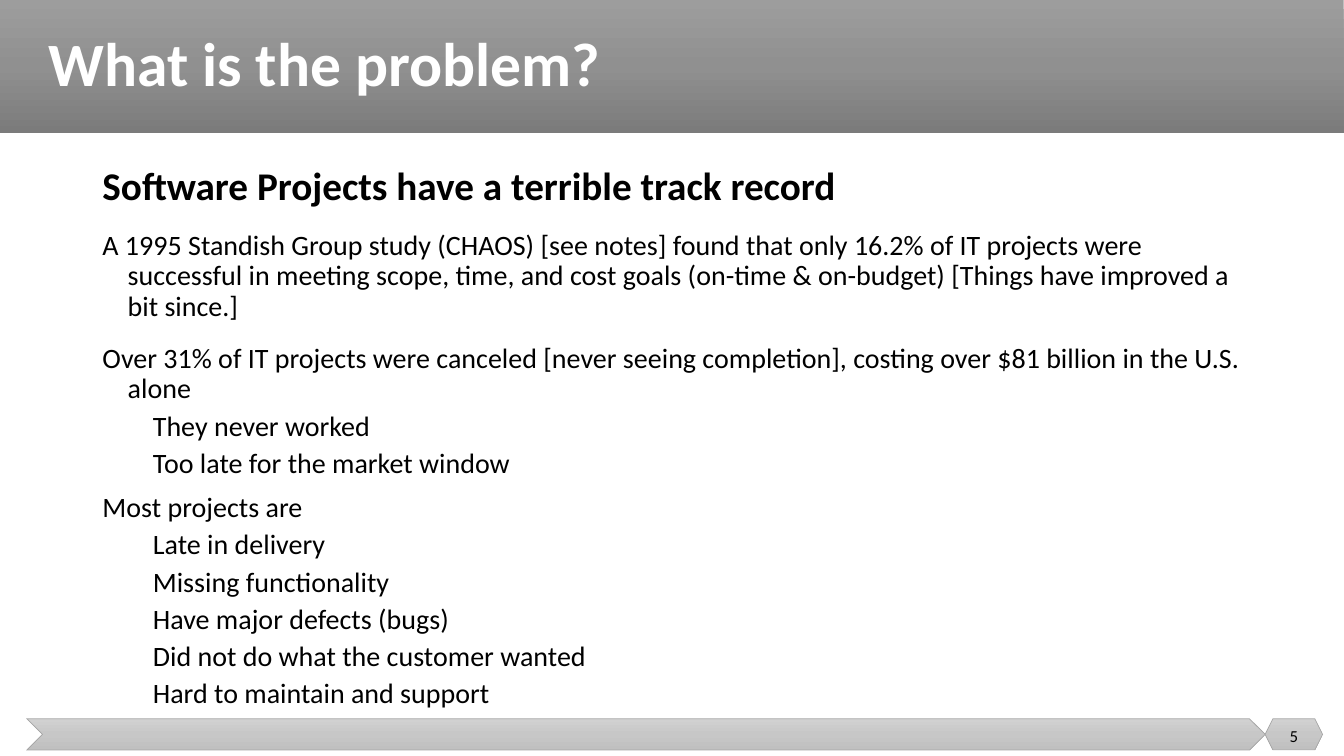
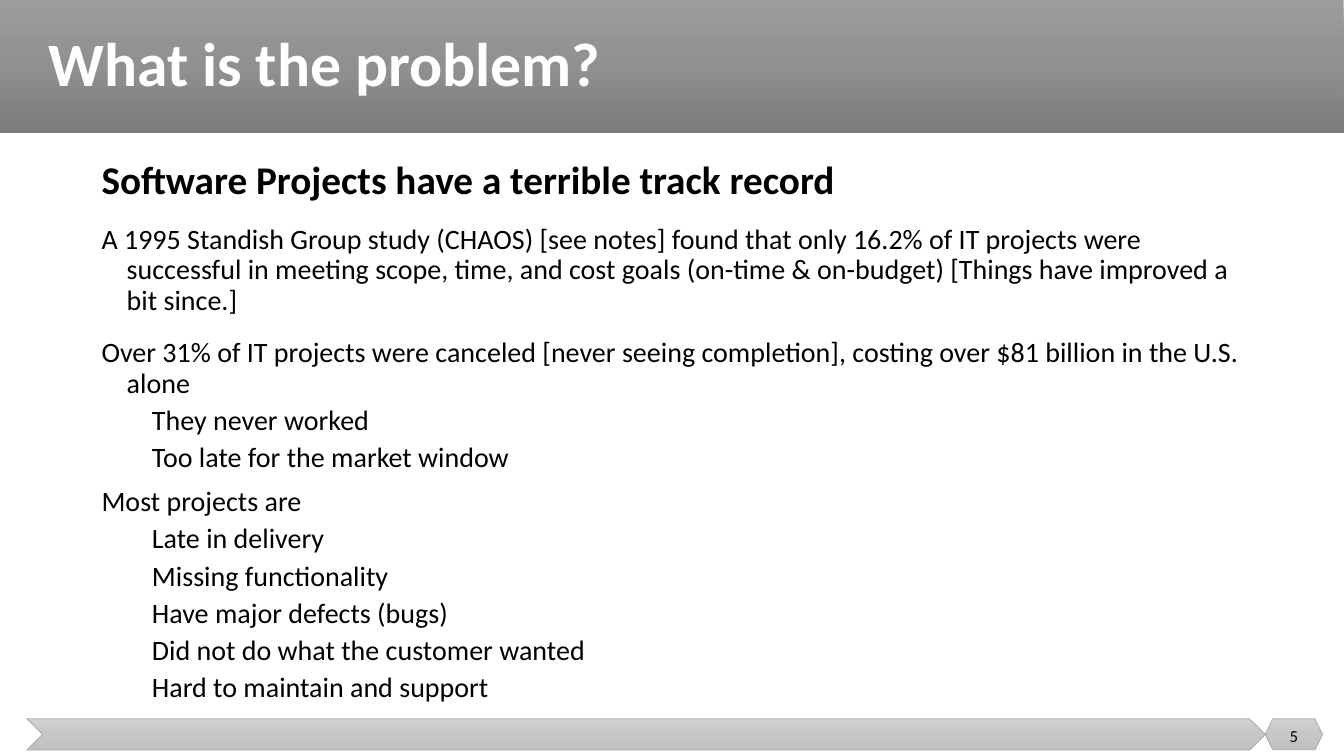
Before and after one commit to malenezi/malenezi, a slide deck: slide 5 of SE401/Lectures/2-Software Quality/Software Quality.pptx. Drawn at 1344x756 pixels with LibreOffice and Linux fonts; fonts in the diff are those of the drawing. Boxes give left, top, right and bottom in pixels: in the first picture for what was removed or moved away, otherwise in the second. Text is boxed around its words. In the diff, an @@ line names an element or a change of style, - is before the commit and + after.

Commit message:
up

```diff
--- a/SE401/Lectures/2-Software Quality/Software Quality.pptx
+++ b/SE401/Lectures/2-Software Quality/Software Quality.pptx
@@ text "Software Projects have a terrible ...": place and size @@
-text "Software Projects have a terrible ..." at (102,172,1239,708)
+text "Software Projects have a terrible ..." at (102,166,1238,702)
```
